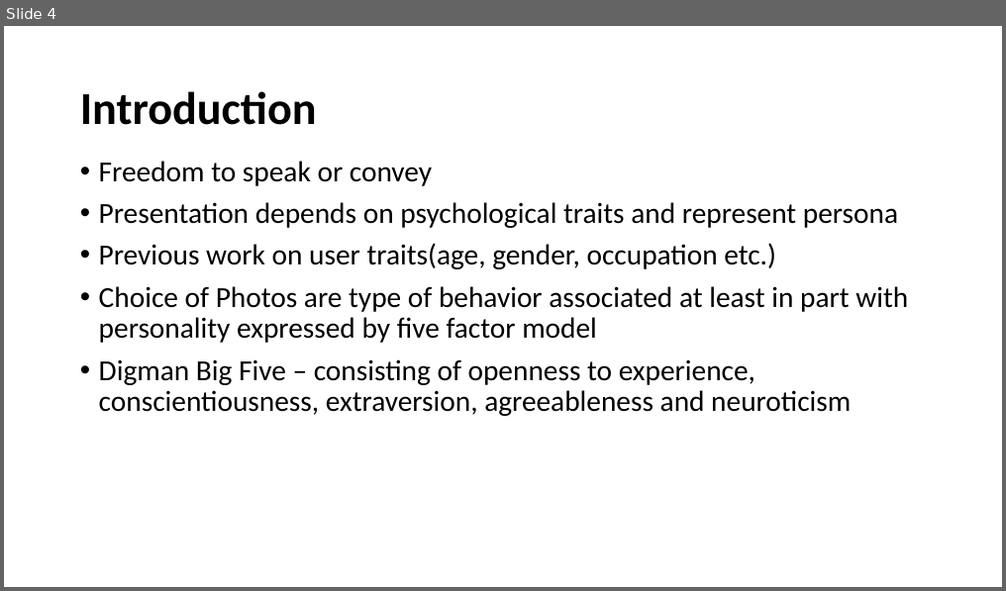
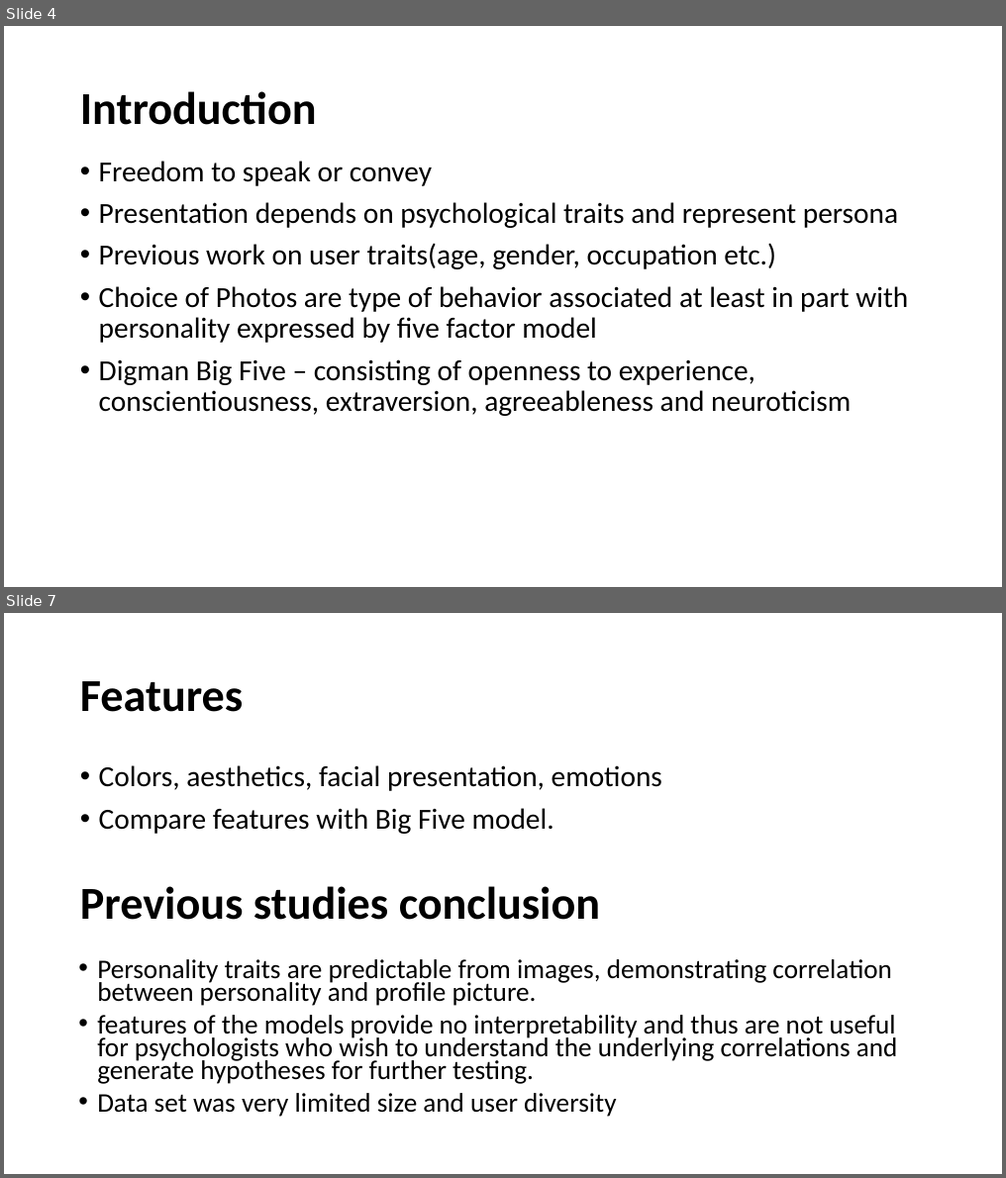
Before and after one commit to Sandhya-Bairi/USU-Assignments-and-Projects, a slide deck: CS 6675 - Advance Data Science/Practicum/Presentation.pptx. Shown one above the other, each under a label of ours: slide 4 before the commit, slides 4 and 7 after it; the slides between them are not shown. The pictures are 1006x591 and 1006x1178 pixels, drawn with LibreOffice and Linux fonts; fonts in the diff are those of the drawing. Boxes give left, top, right and bottom in pixels: in the first picture for what was removed or moved away, otherwise in the second. Text is boxed around its words. In the diff, an @@ line names an element or a change of style, - is before the commit and + after.

Commit message:
Advance Data Science updated

```diff
--- a/CS 6675 - Advance Data Science/Practicum/Presentation.pptx
+++ b/CS 6675 - Advance Data Science/Practicum/Presentation.pptx
@@ slide 7 added at bbox=[4, 613, 1002, 1174], background #FFFFFF @@
@@ title added at bbox=[80, 681, 243, 712], 44 pt, text #000000, bold @@
+Features
@@ text added at bbox=[99, 765, 662, 834], 28 pt, text #000000 @@
+• Colors, aesthetics, facial presentation, emotions
+• Compare features with Big Five model.
@@ text added at bbox=[80, 886, 600, 920], 44 pt, text #000000, bold @@
+Previous studies conclusion
@@ text added at bbox=[97, 959, 898, 1117], 25.9 pt, text #000000 @@
+• Personality traits are predictable from images, demonstrating correlation between personality and profile picture.
+• features of the models provide no interpretability and thus are not useful for psychologists who wish to understand the underlying correlations and generate hypotheses for further testing.
+• Data set was very limited size and user diversity
```
Also in this commit, not shown: 1 slide changed, 3 other slides added.
